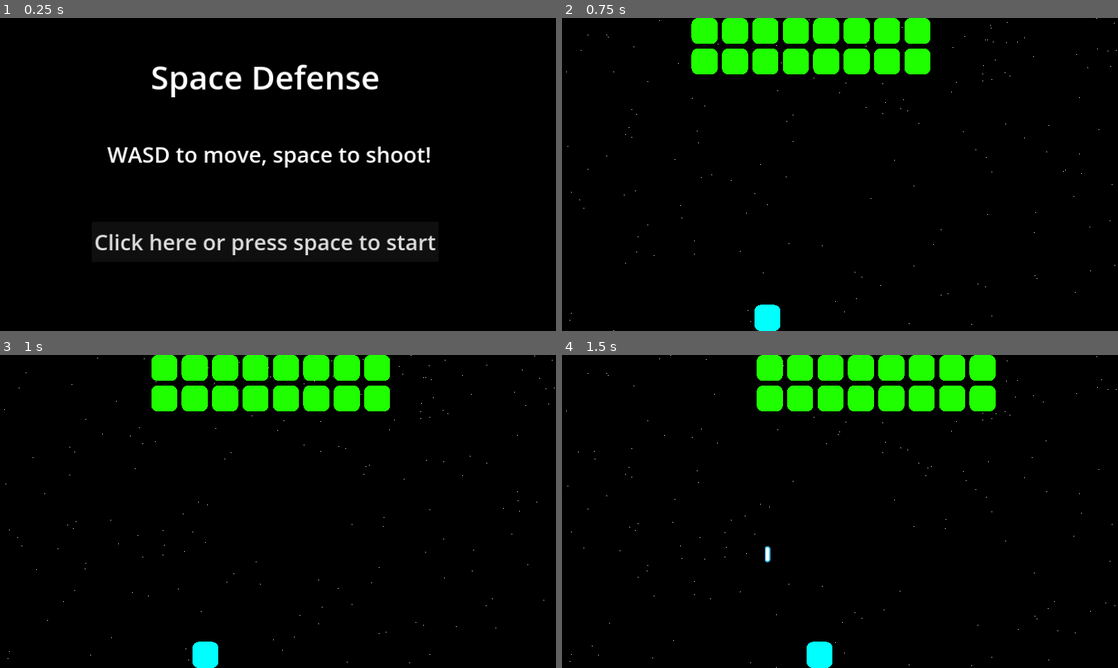
Above: before the commit, frames 1-4 (two rows, left to right).
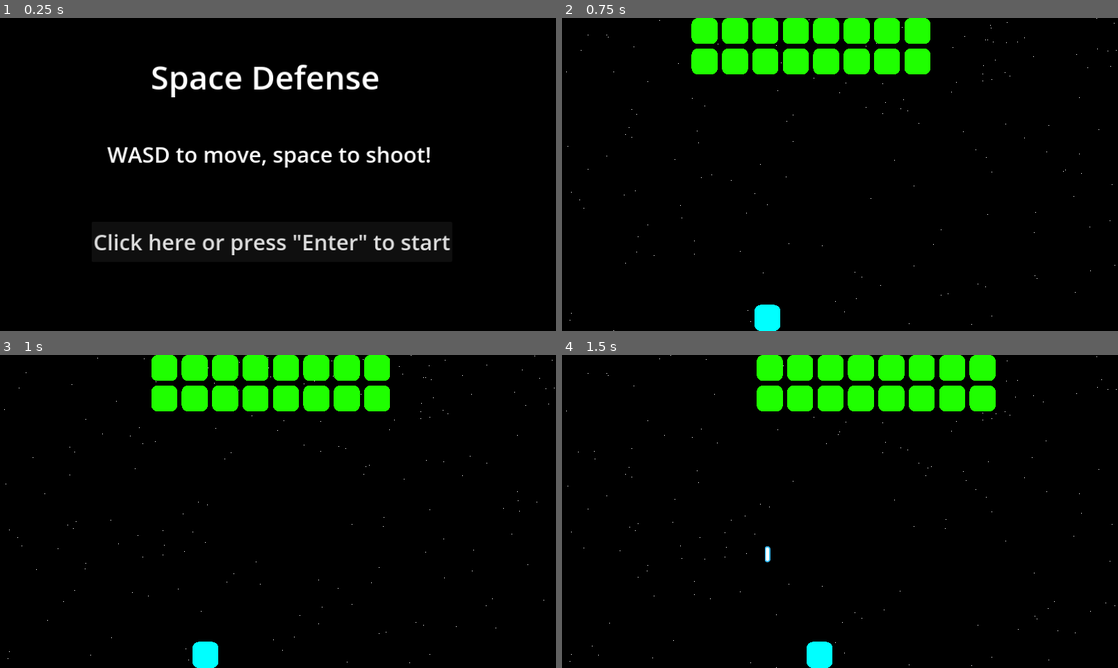
Above: after the commit, the same moments.

Repository: michael-j-coyne/space-defense
Game: Godot game, scene res://scenes/main.tscn
The game is run twice, just before and just after one commit, with the same random seed, the same clock (stepped at 60 frames per second) and the same inputs.
Inputs (mouse positions are in pixels of both pictures, inside the frame that each line leads up to):
- Up to frame 1 (0.25 s): no input
- Up to frame 2 (0.75 s): click "Click here or press space to …" (after the commit: "Click here or press 'Enter' t…") at 0.5 s
- Up to frame 3 (1 s): no input
- Up to frame 4 (1.5 s): tap Enter (ui_accept) at 1.25 s; move the mouse to (962, 495) at 1.27 s; hold Right (ui_right) from 1.28 s (still down); hold Space (shoot) from 1.28 s (still down); click (962, 495) at 1.42 s

The runs differ from the first frame. In frame 1, 1.4% of the frame differs, in the area x 17-81%, y 68-76%; in frame 2, nothing differs; in frame 3, nothing differs; in frame 4, nothing differs.

Commit message:
Change start screen text to reflect ui map changes

Diff:
--- a/screens/start.tscn
+++ b/screens/start.tscn
@@ -38,6 +38,7 @@
 offset_right = 1010.0
 offset_bottom = 561.0
 theme_override_font_sizes/font_size = 50
-text = "Click here or press space to start"
+text = "Click here or press \"Enter\" to start
+"
 
 [connection signal="pressed" from="Button" to="." method="_on_button_pressed"]
